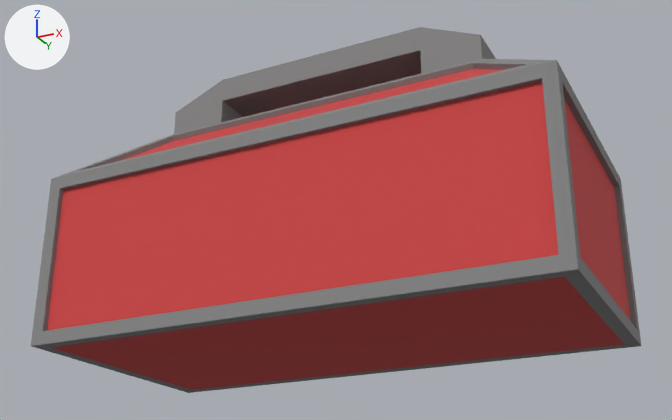
An edit to the FBX model Unity Project Using version 2019.2.12f1/The Exiles/Assets/Models/toolBox_01.FBX, drawn before and after from the same camera.
Before and after are seen from a 50 mm camera at (15.0, -25.0, -8.1) aimed at (-0.2, 5.4, 5.6). The lights are fixed; the arrows at upper left show +X, +Y and +Z.
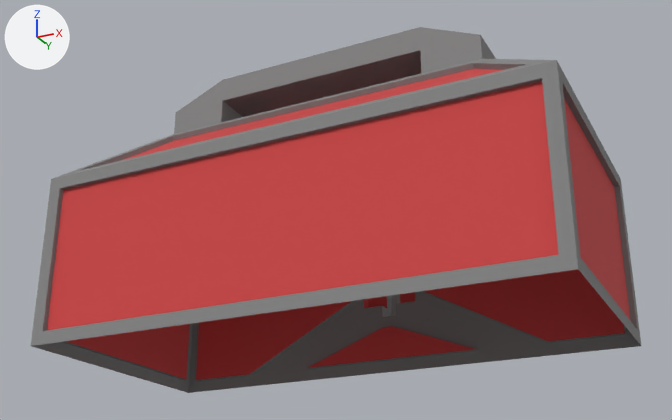
Where the change shows, as pixel boxes [x1, y1, x2, y2] in the pictures (672 x 420 px):
part 1 of me_mesh, deleted (red)
    before: [32, 269, 641, 393]

What changed in the scene script:
```text
Change me_mesh:
    used by ob_box001; location = (0.0, 5.0, 0.0)
    remove me_mesh.from_pydata(...)  # 232 vertices, 234 faces; spans x -10.0..10.0, y -5.0..6.0, z 0.0..11.4
    add me_mesh.from_pydata(...)  # 224 vertices, 223 faces; spans x -10.0..10.0, y -5.0..6.0, z 0.0..11.4
    me_mesh part 1
    8 vertices are removed from x -9.5..9.5, y -4.5..4.5, z 0.0
    11 faces are deleted
```
